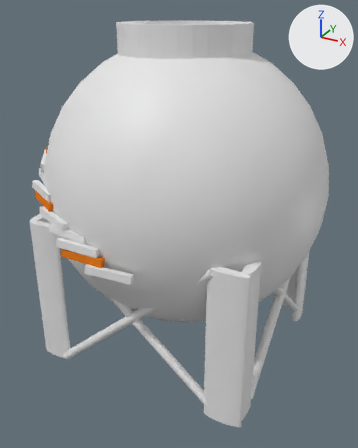
What one commit did to the Blender file Madiyar/capacity.blend.
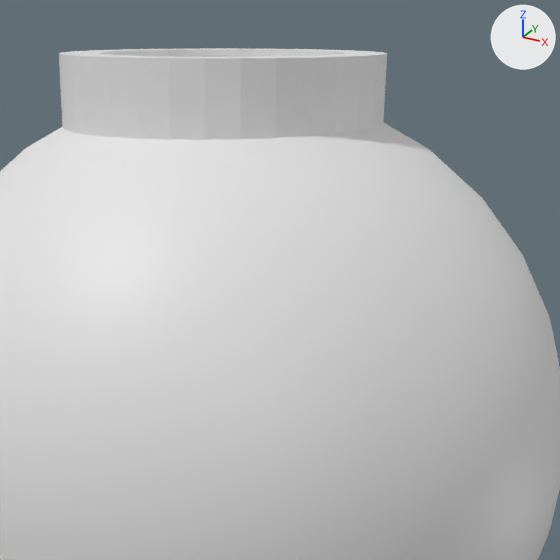
Each version appears first whole from a 50 mm lens placed at (3.51, -6.71, 4.42), pointed at (-0.06, -0.23, 1.18), and next in a close-up on the part from 26% to 91% of the width and 0% to 53% of the height. The axes (+X, +Y, +Z) are drawn at upper right. The lights are the same throughout.
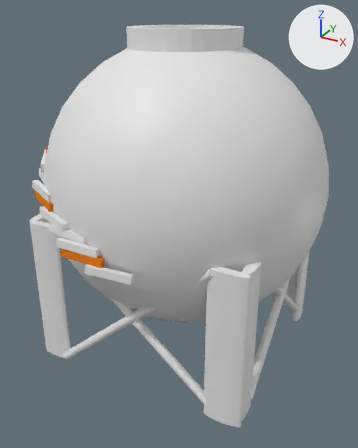
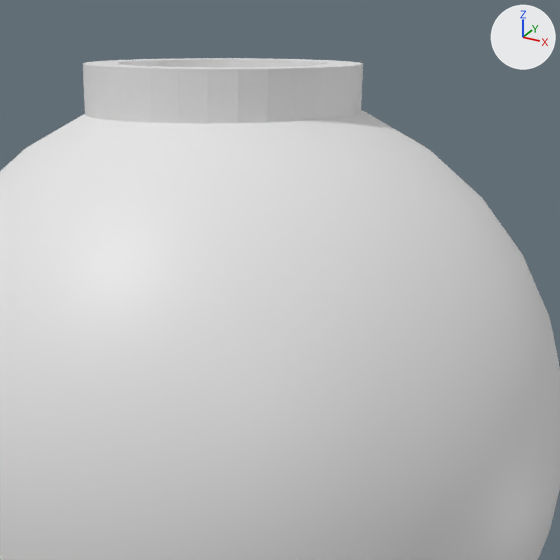
Boxes (x1, y1, x2, y2) around the edits, measured in the close-ups (560 x 560 px):
'Cylinder', rescaled
    before: (59, 48, 387, 140)
    after: (83, 58, 363, 124)

The change, as a diff of the scene's bpy script:
```diff
--- a/Madiyar/capacity.blend.py
+++ b/Madiyar/capacity.blend.py
@@ ob_cylinder @@
 ob_cylinder.location = (-0.102, 0.032, 3.805)
-ob_cylinder.scale = (-0.976, -0.976, -0.406)
+ob_cylinder.scale = (-0.838, -0.838, -0.348)
```
